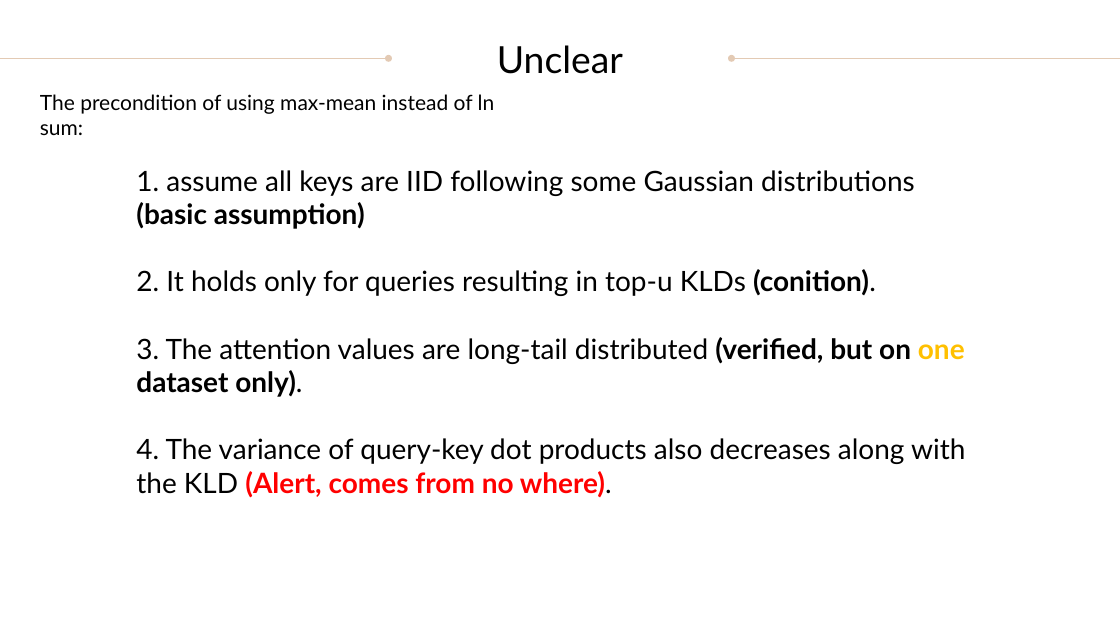
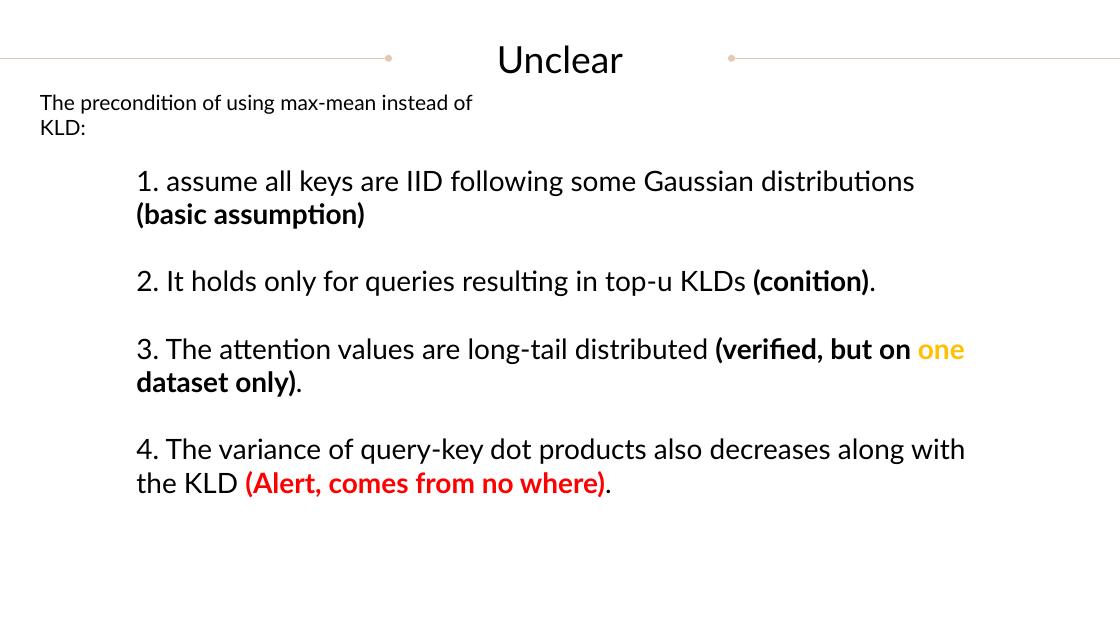
Before and after one commit to JoshuaGhost/paper_review, a slide deck: slide 24 of 0003 Informer the best paper AAAI2021/informer.pptx. Drawn at 1120x630 pixels with LibreOffice and Linux fonts; fonts in the diff are those of the drawing. Boxes give left, top, right and bottom in pixels: in the first picture for what was removed or moved away, otherwise in the second. Text is boxed around its words. In the diff, an @@ line names an element or a change of style, - is before the commit and + after.

```diff
--- a/0003 Informer the best paper AAAI2021/informer.pptx
+++ b/0003 Informer the best paper AAAI2021/informer.pptx
@@ text at bbox=[40, 94, 473, 135]: text changed @@
-The precondition of using max-mean instead of ln sum:
+The precondition of using max-mean instead of KLD:
```
Also in this commit, not shown: 3 other slides changed, 1 slide added, 51 other files.
